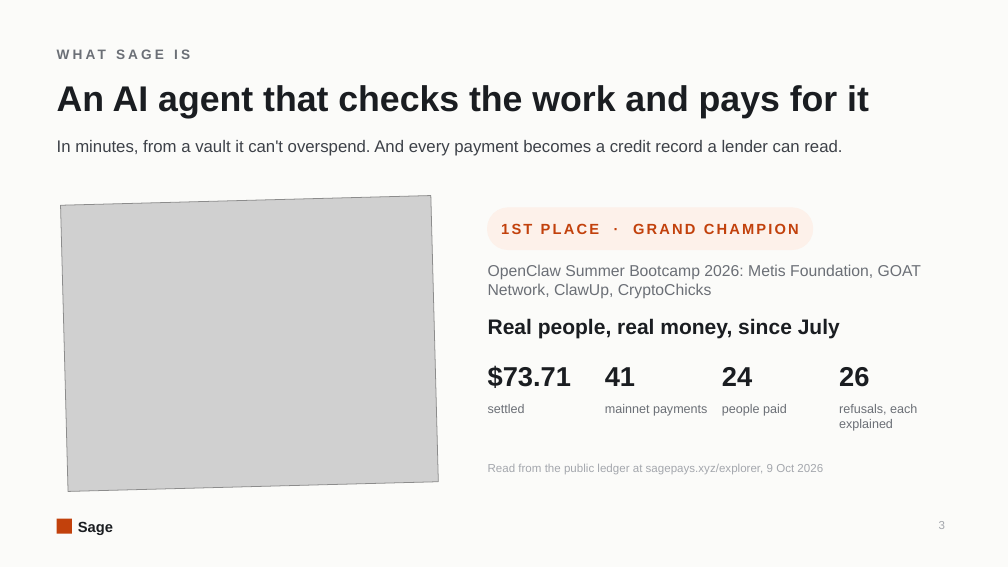
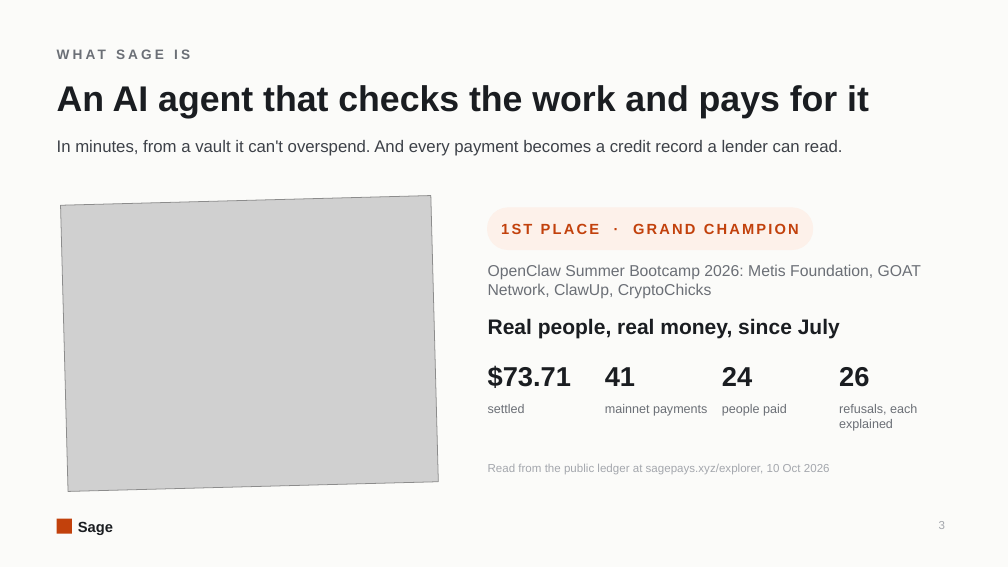
Before and after one commit to shariqazeem/sage, a slide deck: slide 3 of docs/fc/demo-day/Sage-DemoDay.pptx. Drawn at 1008x567 pixels with LibreOffice and Linux fonts; fonts in the diff are those of the drawing; grey boxes stand for pictures. Boxes give left, top, right and bottom in pixels: in the first picture for what was removed or moved away, otherwise in the second. Text is boxed around its words. In the diff, an @@ line names an element or a change of style, - is before the commit and + after.

```diff
--- a/docs/fc/demo-day/Sage-DemoDay.pptx
+++ b/docs/fc/demo-day/Sage-DemoDay.pptx
@@ text at bbox=[488, 464, 830, 474]: text changed @@
-Read from the public ledger at sagepays.xyz/explorer, 9 Oct 2026
+Read from the public ledger at sagepays.xyz/explorer, 10 Oct 2026
```
Also in this commit, not shown: 2 other slides changed, 7 other files.
